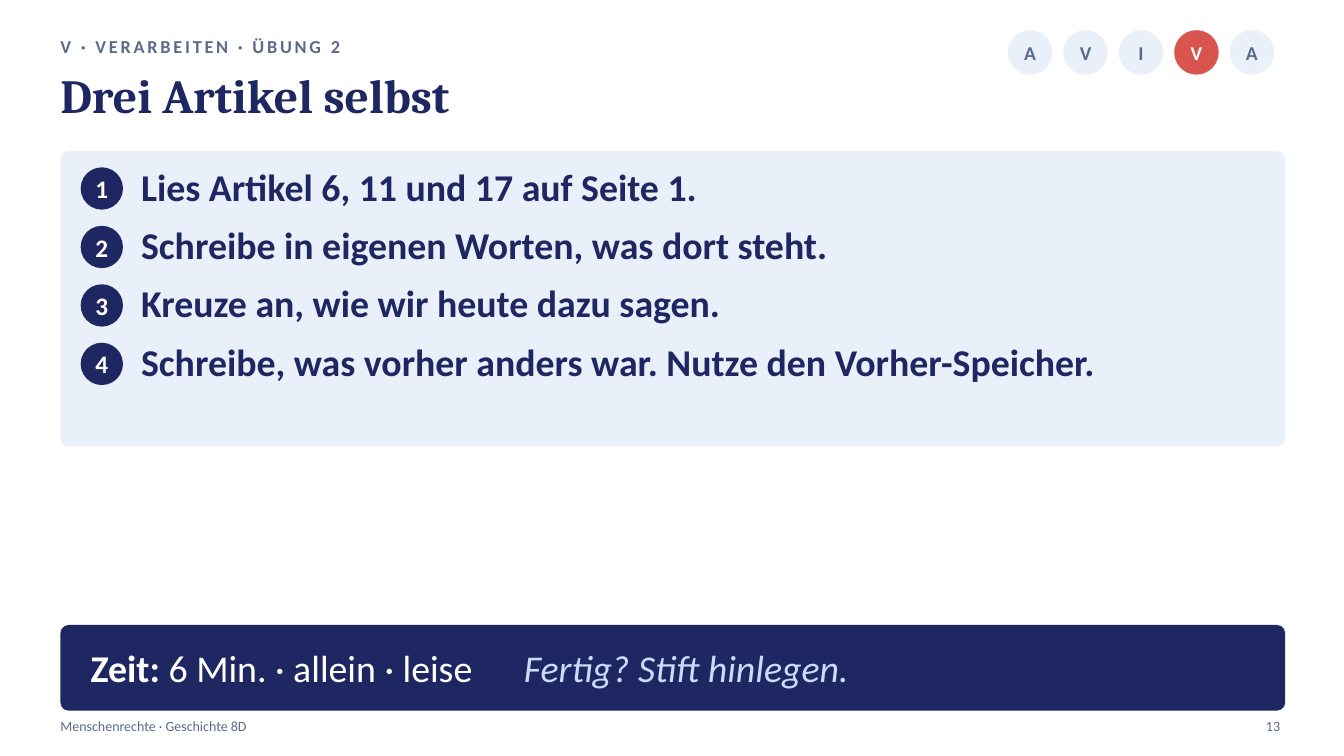
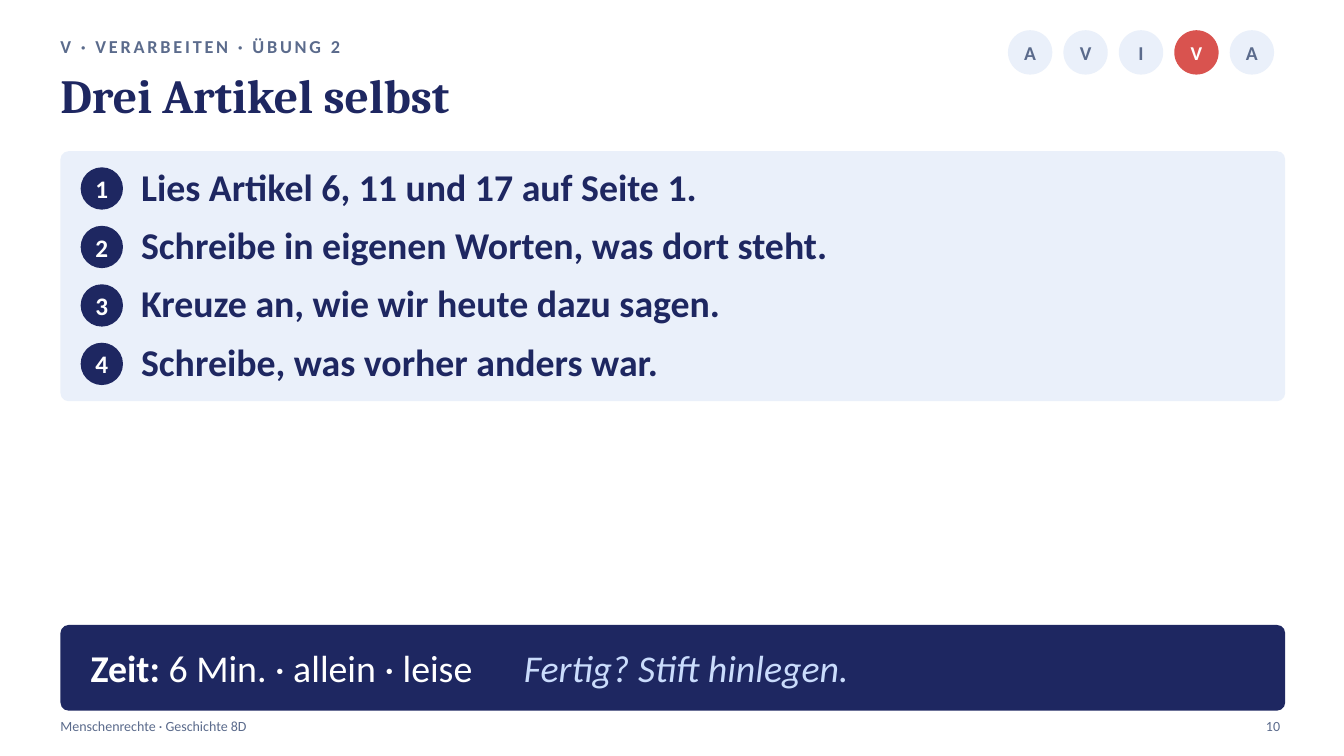
Before and after one commit to golzkonstantin-gif/Schule, a slide deck: slide 10 of Geschichte_8D/Stunde4_Menschenrechte/Praesentation_Stunde4_Menschenrechte_8D.pptx (slide 13 before the commit). Drawn at 1344x756 pixels with LibreOffice and Linux fonts; fonts in the diff are those of the drawing. Boxes give left, top, right and bottom in pixels: in the first picture for what was removed or moved away, otherwise in the second. Text is boxed around its words. In the diff, an @@ line names an element or a change of style, - is before the commit and + after.

```diff
--- a/Geschichte_8D/Stunde4_Menschenrechte/Praesentation_Stunde4_Menschenrechte_8D.pptx
+++ b/Geschichte_8D/Stunde4_Menschenrechte/Praesentation_Stunde4_Menschenrechte_8D.pptx
@@ rounded rectangle: place and size @@
-rounded rectangle at bbox=[60, 151, 1286, 447]
+rounded rectangle at bbox=[60, 151, 1286, 401]
@@ rounded rectangle at bbox=[60, 151, 1286, 401]: proportions changed @@
@@ text at bbox=[141, 349, 658, 381]: text changed @@
-Schreibe, was vorher anders war. Nutze den Vorher-Speicher.
+Schreibe, was vorher anders war.
@@ text at bbox=[1266, 722, 1280, 731]: text changed @@
-13
+10
```
Also in this commit, not shown: 13 other slides changed, 3 slides added, 9 slides removed, 8 other files.
